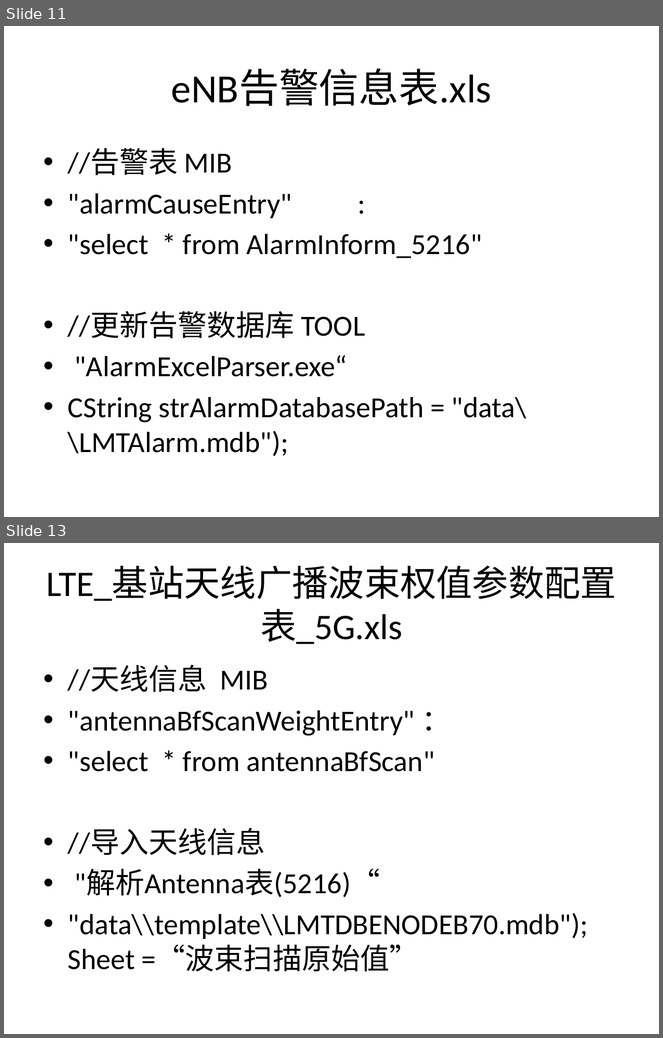
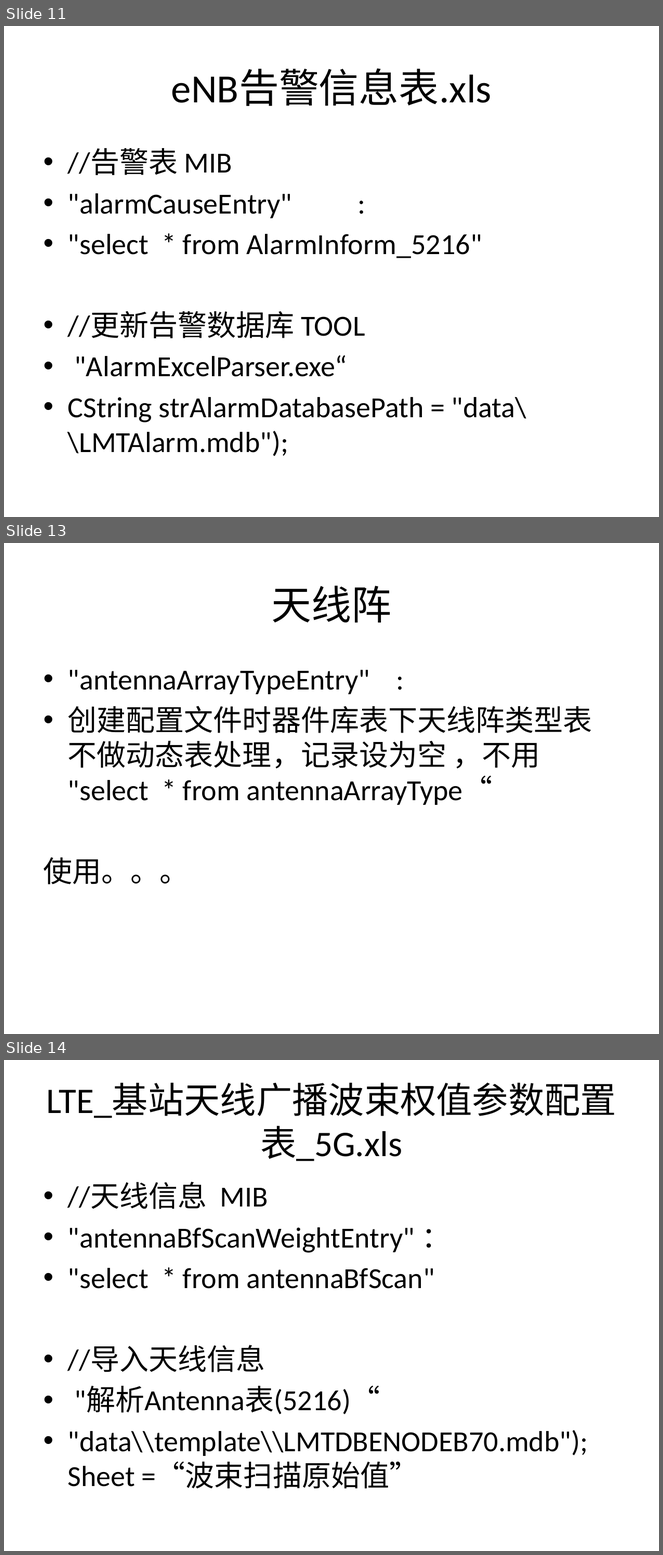
Before and after one commit to 180579045/LMT2018, a slide deck: Doc/参考文档/生成cfg相关文档/转化过程总结 ： cfg 转化过程.pptx. Shown one above the other, each under a label of ours: slides 11 and 13 before the commit, slides 11, 13 and 14 after it; the slides between them are not shown. The pictures are 663x1038 and 663x1555 pixels, drawn with LibreOffice and Linux fonts; fonts in the diff are those of the drawing. Boxes give left, top, right and bottom in pixels: in the first picture for what was removed or moved away, otherwise in the second. Text is boxed around its words. In the diff, an @@ line names an element or a change of style, - is before the commit and + after.

```diff
--- a/Doc/参考文档/生成cfg相关文档/转化过程总结 ： cfg 转化过程.pptx
+++ b/Doc/参考文档/生成cfg相关文档/转化过程总结 ： cfg 转化过程.pptx
@@ slide 13 added at [4, 543, 659, 1034], background #FFFFFF @@
@@ title added at [271, 586, 391, 623], 44 pt, text #000000 @@
+天线阵
@@ text added at [44, 670, 592, 885], 32 pt, text #000000 @@
+• "antennaArrayTypeEntry" :
+• 创建配置文件时器件库表下天线阵类型表不做动态表处理，记录设为空 ，不用 "select * from antennaArrayType“
+使用。。。
@@ what was slide 13 is now slide 14 @@
```
Also in this commit, not shown: 1 slide changed, 4 other files.
